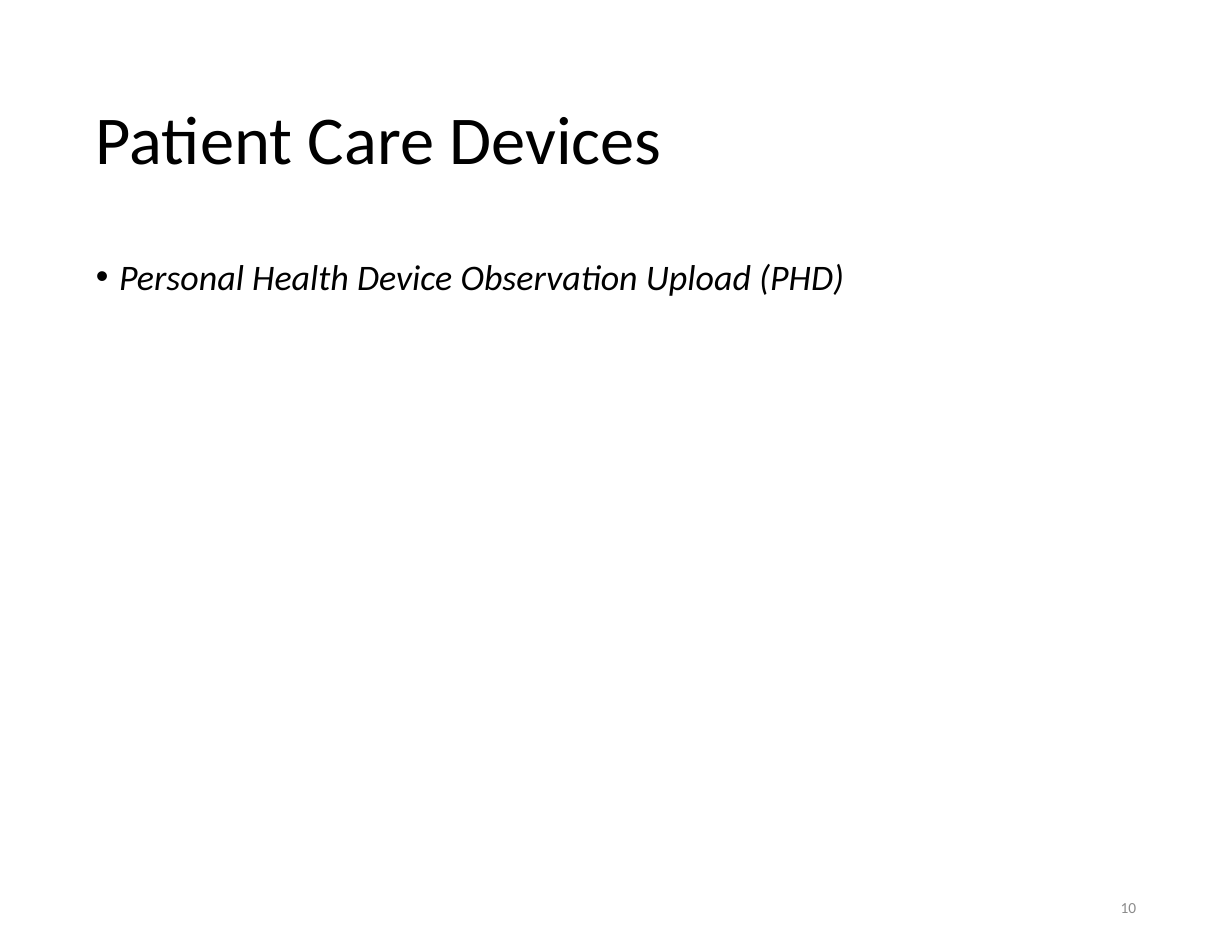
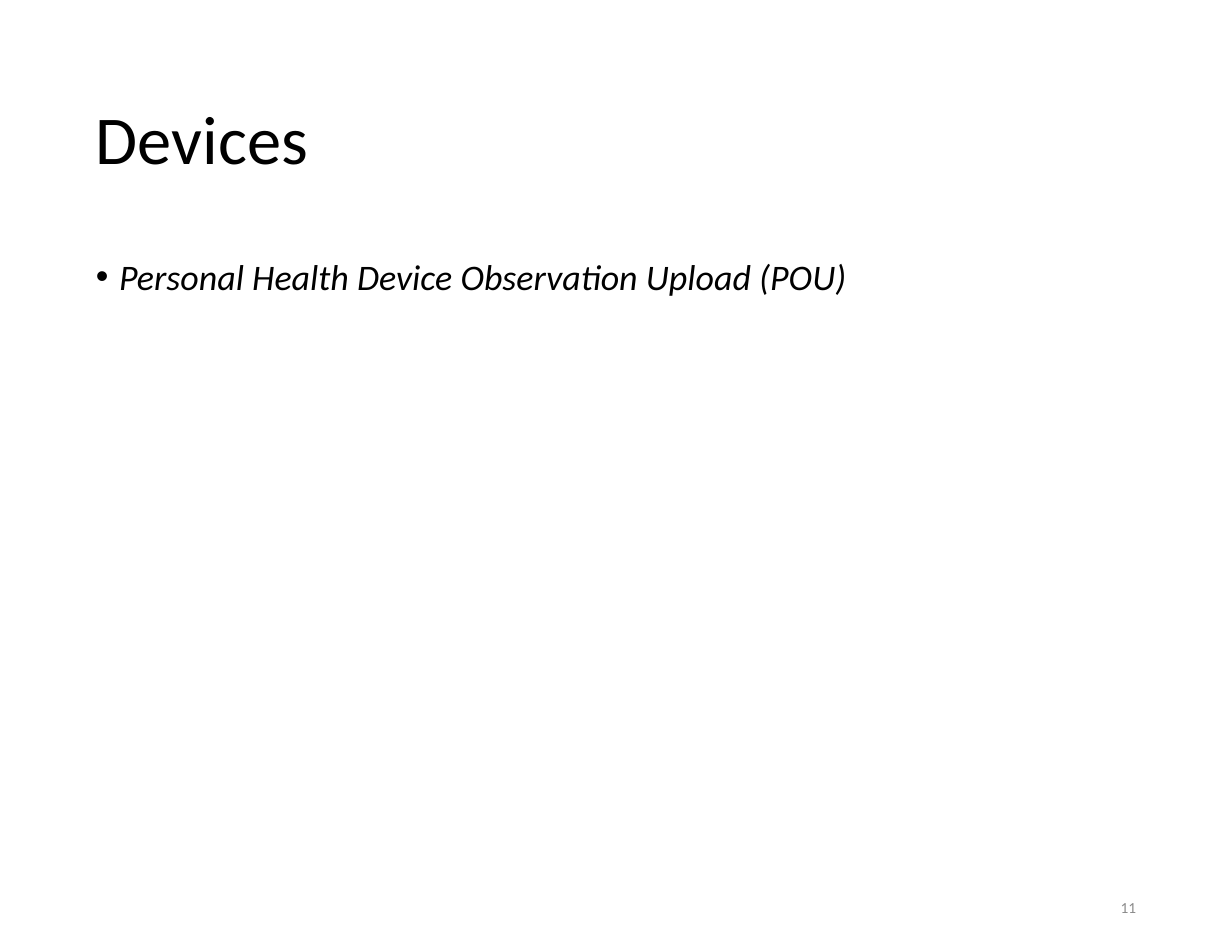
Before and after one commit to IHE/IT-Infrastructure, a slide deck: slide 11 of Presentations/IHE-FHIR-Brief.pptx (slide 10 before the commit). Drawn at 1232x952 pixels with LibreOffice and Linux fonts; fonts in the diff are those of the drawing. Boxes give left, top, right and bottom in pixels: in the first picture for what was removed or moved away, otherwise in the second. Text is boxed around its words. In the diff, an @@ line names an element or a change of style, - is before the commit and + after.

```diff
--- a/Presentations/IHE-FHIR-Brief.pptx
+++ b/Presentations/IHE-FHIR-Brief.pptx
@@ title at [96,117,308,165]: text changed @@
-Patient Care Devices
+Devices
@@ text at [119,264,846,296]: text changed @@
-• Personal Health Device Observation Upload (PHD)
+• Personal Health Device Observation Upload (POU)
@@ page number at [1121,903,1136,913]: text changed @@
-10
+11
```
Also in this commit, not shown: 8 other slides changed, 2 slides added.
